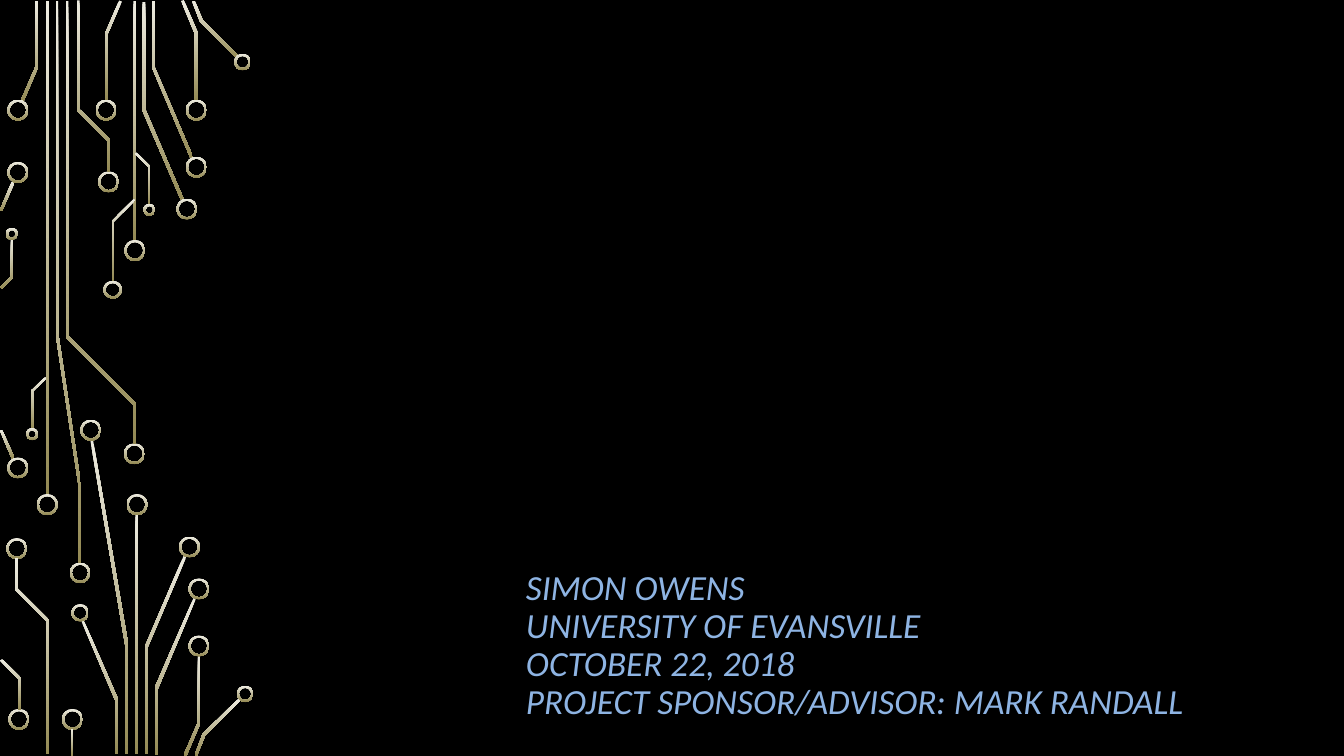
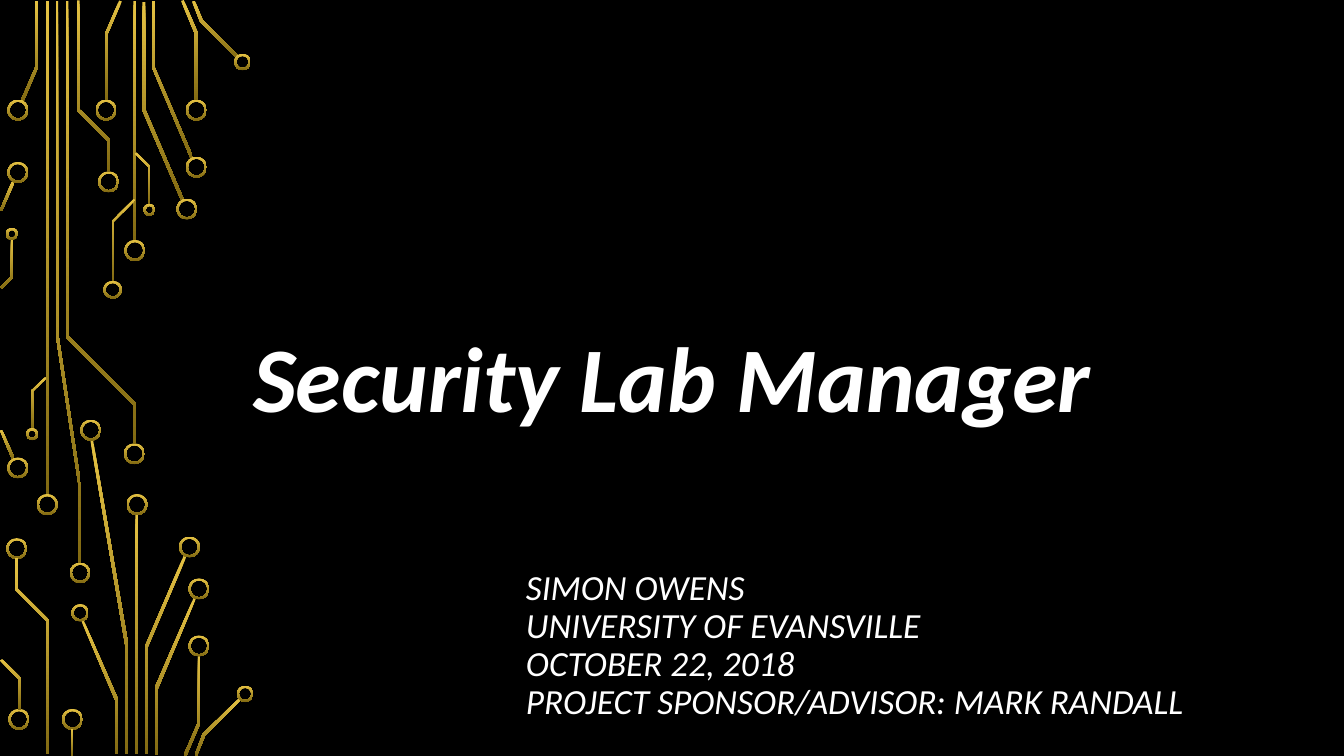
Before and after one commit to so87/Security-Lab-Manager, a slide deck: slide 1 of documentation/presentation.pptx. Drawn at 1344x756 pixels with LibreOffice and Linux fonts; fonts in the diff are those of the drawing; background and template pictures are left out. Boxes give left, top, right and bottom in pixels: in the first picture for what was removed or moved away, otherwise in the second. Text is boxed around its words. In the diff, an @@ line names an element or a change of style, - is before the commit and + after.

```diff
--- a/documentation/presentation.pptx
+++ b/documentation/presentation.pptx
@@ fill gradient #EEECE1 to #948A54 to gradient #E5C243 to #826A12 in 54 elements at bbox=[124, 240, 145, 261], bbox=[124, 444, 145, 465], bbox=[45, 1, 48, 495], bbox=[36, 494, 57, 515], bbox=[21, 1, 38, 101], bbox=[142, 2, 184, 201], bbox=[176, 199, 198, 220], bbox=[152, 1, 194, 158], bbox=[181, 0, 199, 101], bbox=[186, 156, 207, 177], bbox=[186, 100, 207, 121], bbox=[193, 1, 239, 58], bbox=[234, 53, 252, 70], bbox=[105, 1, 122, 101], bbox=[96, 100, 117, 121], bbox=[98, 171, 119, 193], bbox=[82, 620, 119, 754], bbox=[72, 604, 89, 621], bbox=[7, 100, 28, 121], bbox=[0, 430, 15, 459], bbox=[7, 458, 28, 479], bbox=[0, 181, 15, 212], bbox=[7, 162, 28, 184], bbox=[77, 1, 111, 172], bbox=[6, 538, 27, 560], bbox=[15, 558, 48, 753], bbox=[62, 709, 83, 730], bbox=[71, 729, 74, 756], bbox=[8, 709, 29, 730], bbox=[0, 659, 21, 711], bbox=[112, 199, 135, 282], bbox=[104, 281, 122, 299], bbox=[66, 1, 136, 445], bbox=[135, 152, 151, 205], bbox=[143, 204, 155, 216], bbox=[31, 377, 47, 430], bbox=[26, 429, 38, 441], bbox=[1, 239, 13, 288], bbox=[6, 228, 18, 240], bbox=[135, 514, 138, 755], bbox=[145, 556, 187, 754], bbox=[127, 494, 148, 515], bbox=[91, 440, 129, 755], bbox=[81, 419, 102, 441], bbox=[179, 536, 201, 558], bbox=[155, 598, 197, 755], bbox=[184, 655, 201, 756], bbox=[189, 579, 210, 600], bbox=[189, 635, 210, 656], bbox=[195, 698, 241, 756], bbox=[237, 686, 254, 702], bbox=[55, 1, 82, 564], bbox=[70, 563, 90, 583], bbox=[133, 1, 136, 242] @@
@@ text "Security Lab Manager" at bbox=[253, 347, 1090, 428]: text colour #000000 to #FFFFFF @@
@@ title "SIMON OWENS UNIVERSITY OF EVANSVILLE ..." at bbox=[526, 577, 1183, 716]: text colour #8EB4E3 to #FFFFFF @@
```
Also in this commit, not shown: 11 other slides changed, 6 slides added, 8 other files.
